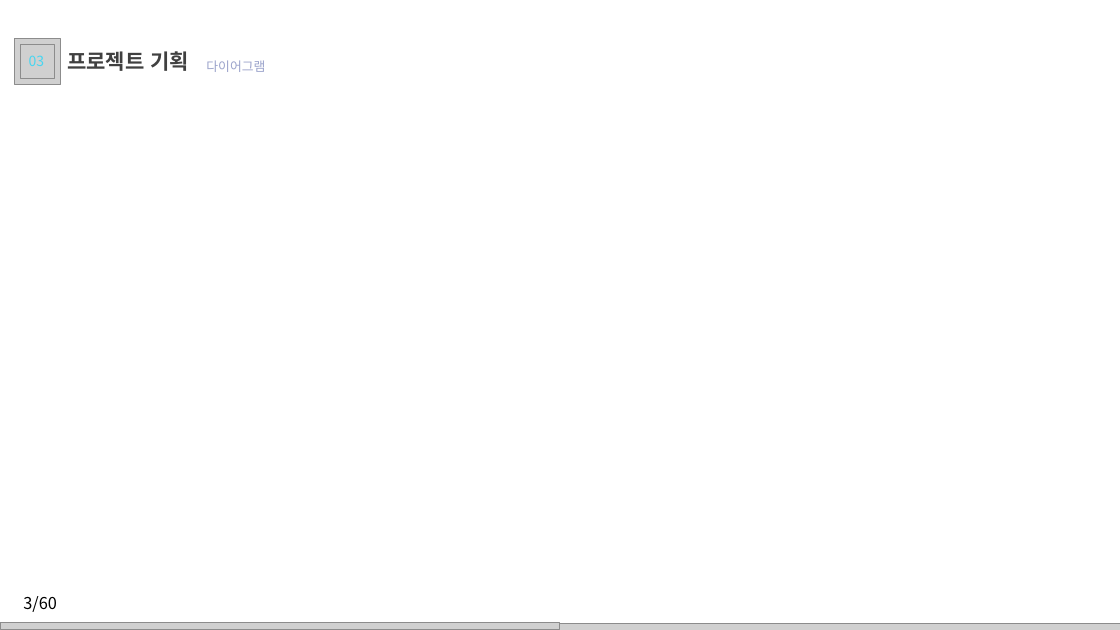
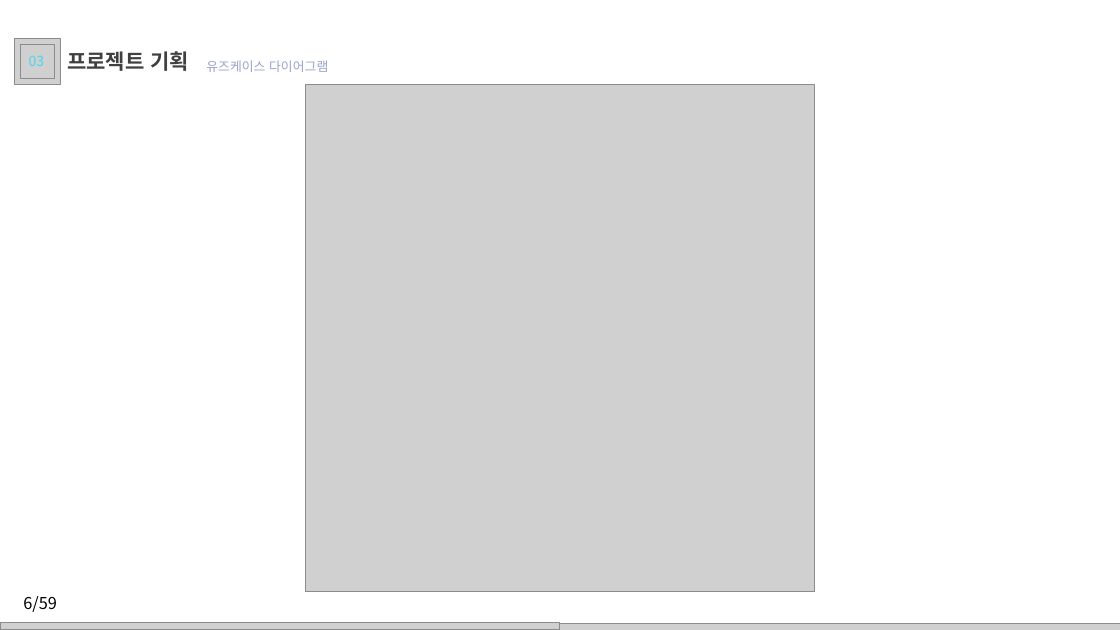
Before and after one commit to juhyeonjong2/EzenCompany, a slide deck: slide 6 of Documents/8. 발표/2. 최종발표/이젠컴퍼니.pptx (slide 7 before the commit). Drawn at 1120x630 pixels with LibreOffice and Linux fonts; fonts in the diff are those of the drawing; grey boxes stand for pictures; background and template pictures are left out. Boxes give left, top, right and bottom in pixels: in the first picture for what was removed or moved away, otherwise in the second. Text is boxed around its words. In the diff, an @@ line names an element or a change of style, - is before the commit and + after.

```diff
--- a/Documents/8. 발표/2. 최종발표/이젠컴퍼니.pptx
+++ b/Documents/8. 발표/2. 최종발표/이젠컴퍼니.pptx
@@ text at <box>206,60,328,72</box>: text changed @@
-다이어그램
+유즈케이스 다이어그램
@@ picture added at <box>306,84,814,592</box> @@
@@ text at <box>23,596,57,612</box>: text changed @@
-3/60
+6/59
```
Also in this commit, not shown: 9 other slides changed, 48 slides added.
